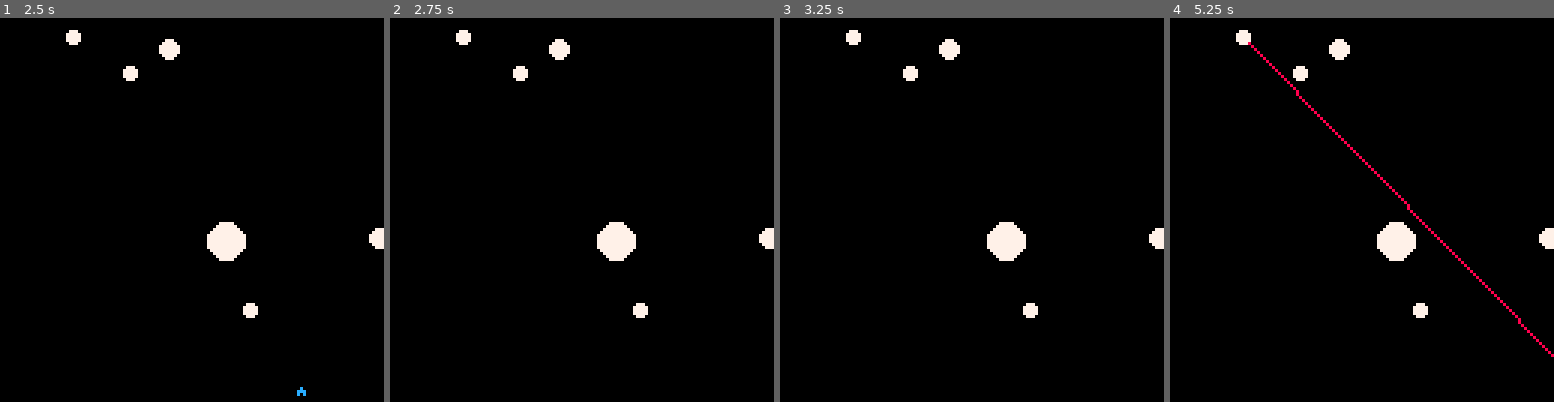
Above: before the commit, frames 1-4 (left to right).
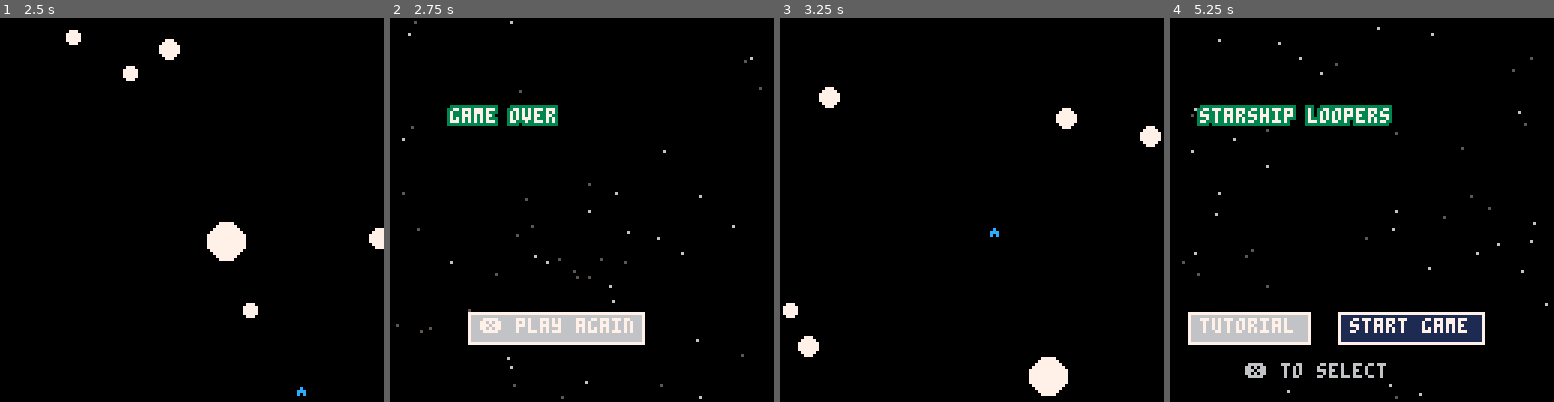
Above: after the commit, the same moments.

Repository: aadriien/GMTK-starship-loopers
Game: PICO-8 cartridge starship-loopers.p8
The game is run twice, just before and just after one commit, with the same random seed, the same clock (stepped at 60 frames per second) and the same inputs.
Inputs:
- Up to frame 1 (2.5 s): tap X (X key) at 0.33, 1.07, 1.85 s; tap O (Z key) at 0.7, 1.7, 2.1 s; hold Right 1.6-2.1 s; hold Right from 2.47 s (still down)
- Up to frame 2 (2.75 s): keep holding Right; tap O (Z key) at 2.5 s
- Up to frame 3 (3.25 s): tap O (Z key) at 2.9 s; tap X (X key) at 2.97 s; release Right at 3.03 s; hold Left from 3.08 s (still down)
- Up to frame 4 (5.25 s): tap O (Z key) every 0.4 s from 3.3 to 4.9 s; release Left at 3.58 s; hold Right 4.02-4.68 s; tap X (X key) at 4.08, 5.2 s; hold Left from 5.08 s (still down)

Frame 1 is identical in both runs. In frame 2, 7.2% of the frame differs, in the area x 1-100%, y 0-100%; in frame 3, 3.4%; in frame 4, 12%, in the area x 3-100%, y 2-100%.

Commit message:
Implemented end screen with play again option

Diff:
--- a/starship-loopers.p8
+++ b/starship-loopers.p8
@@ -78,6 +78,8 @@
 
 function d_start_screen()
     -- ADD START SCREEN DRAW CODE HERE
+    cls()
+    map()
     draw_title()
 end
 
@@ -156,8 +158,8 @@
     move_ship()
 
 
-    -- TODO: add end game condition
-    if false then
+    -- end game condition when ship goes off screen
+    if ship.x < 0 or ship.x > 128 or ship.y < 0 or ship.y > 128 then
         _upd = u_end_screen
         _drw = d_end_screen
     end
@@ -180,10 +182,16 @@
 
 function u_end_screen()
     -- ADD END SCREEN CODE HERE
+    if btn(❎) then
+        _init() -- reinitialize game state
+        _upd = u_start_screen
+        _drw = d_start_screen
+    end
 end
 
 function d_end_screen()
     -- ADD END SCREEN DRAW CODE HERE
+    draw_title()
 end
 
 
@@ -203,12 +211,16 @@
 function draw_title()
     draw_starry_bg()
 
-    print_with_glow("starship loopers", 10, 30, 7)
-
-    draw_button(10, 100, "tutorial", selected_idx == 1)
-    draw_button(60, 100, "start game", selected_idx == 2)
-
-    print_hint("❎ to select", 25, 115, 6, 0)
+    if _upd == u_start_screen then
+        print_with_glow("starship loopers", 10, 30, 7)
+        draw_button(10, 100, "tutorial", selected_idx == 1)
+        draw_button(60, 100, "start game", selected_idx == 2)
+        print_hint("❎ to select", 25, 115, 6, 0)
+
+    elseif _upd == u_end_screen then
+        print_with_glow("game over", 20, 30, 7)
+        draw_button(30, 100, "❎ play again", 1)
+    end
 end
 
 function print_with_glow(str, x, y, col)
@@ -238,6 +250,9 @@
 
 function draw_button(x, y, label, selected)
     local w = #label * 4 + 4
+    if _upd == u_end_screen then -- give play again more padding
+        w += 2
+    end
 
     -- change button color (dark blue) if selected
     rectfill(x - 4, y - 2, x + w, y + 8, selected and 6 or 1)
